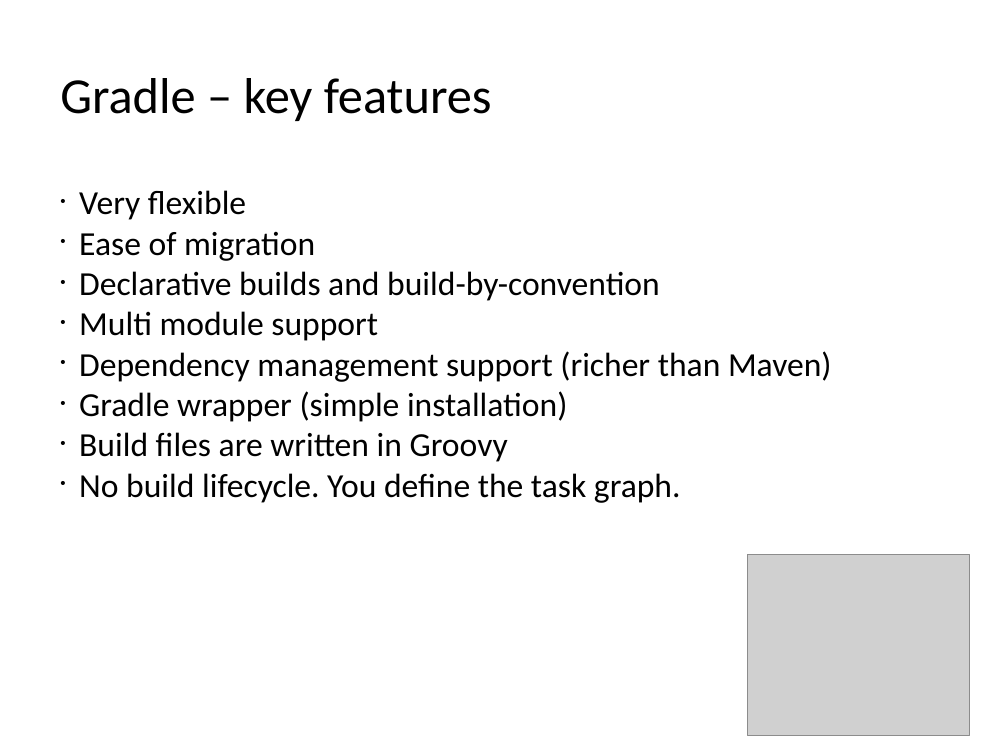
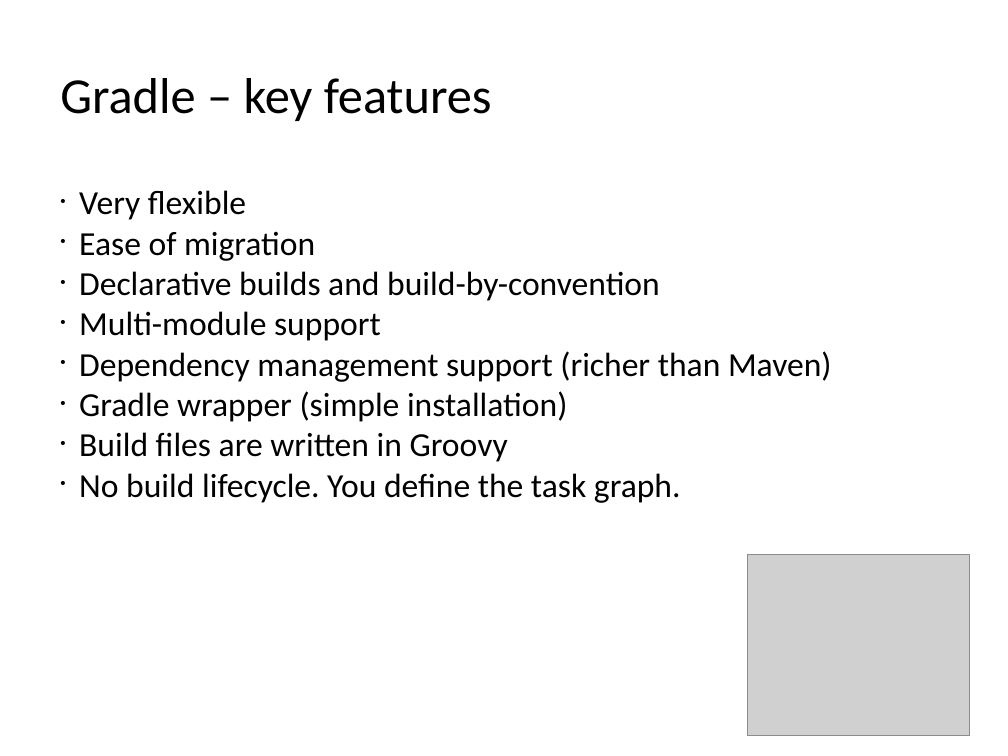
Before and after one commit to kob-aha/gradle-presentation, a slide deck: slide 23 of presentation/Introduction to Gradle.pptx (slide 14 before the commit). Drawn at 1008x756 pixels with LibreOffice and Linux fonts; fonts in the diff are those of the drawing; grey boxes stand for pictures. Boxes give left, top, right and bottom in pixels: in the first picture for what was removed or moved away, otherwise in the second. Text is boxed around its words. In the diff, an @@ line names an element or a change of style, - is before the commit and + after.

```diff
--- a/presentation/Introduction to Gradle.pptx
+++ b/presentation/Introduction to Gradle.pptx
@@ text at box(79, 311, 381, 341): text changed @@
-• Multi module support
+• Multi-module support
```
Also in this commit, not shown: 16 other slides changed, 8 slides added, 14 other files.
